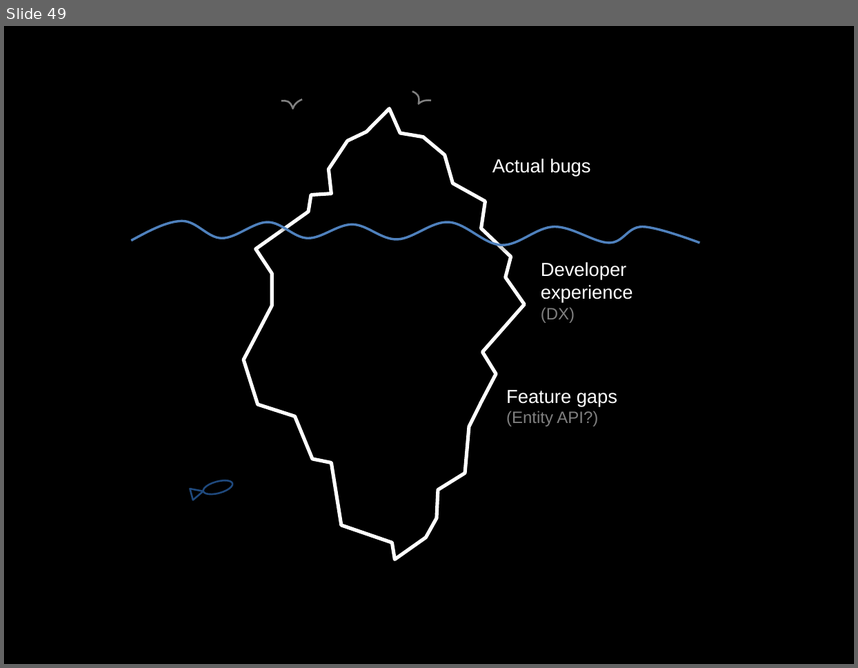
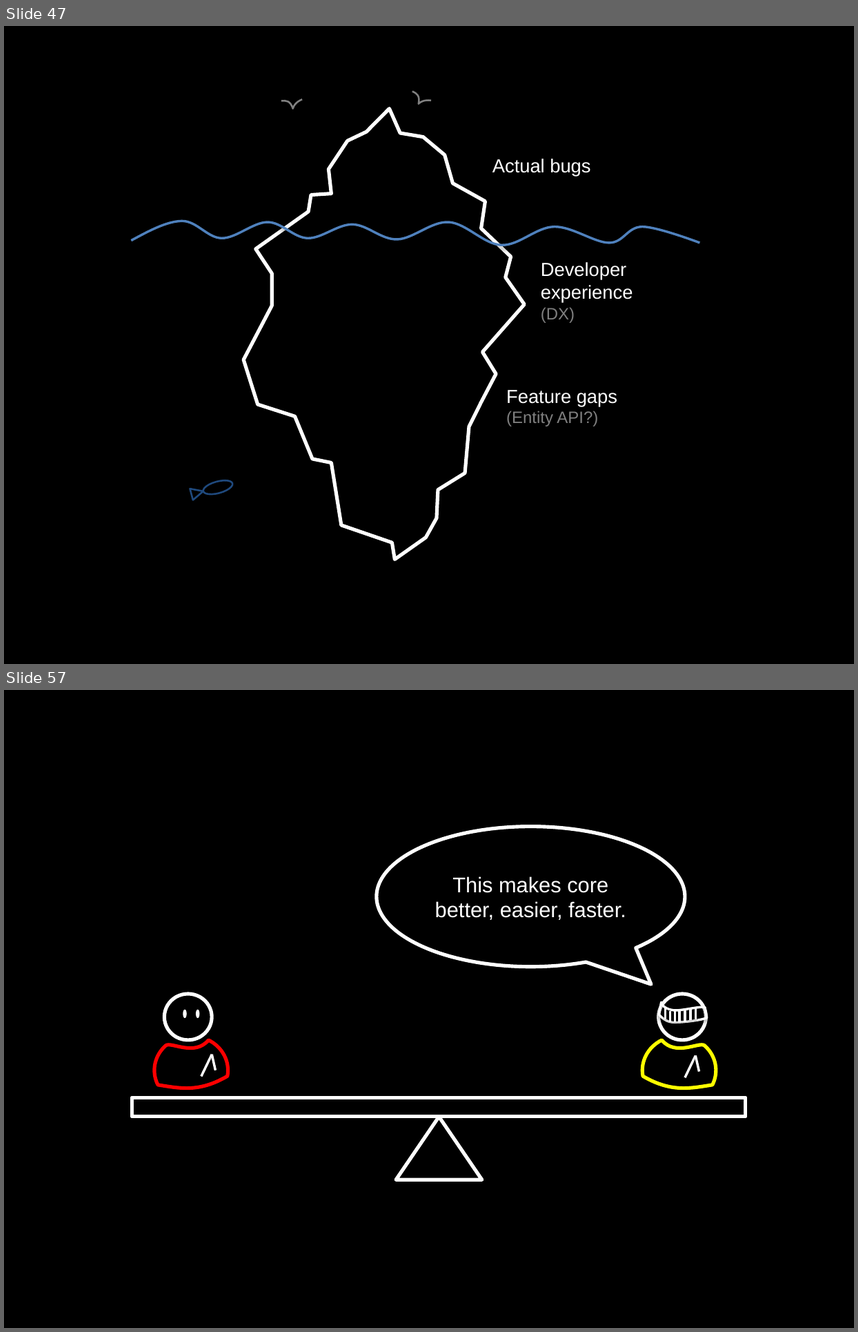
Before and after one commit to socketwench/exampleModuleAintCore, a slide deck: src/exampleModuleAintCore.pptx. Shown one above the other, each under a label of ours: slide 49 before the commit, slides 47 and 57 after it; the slides between them are not shown. The pictures are 858x668 and 858x1332 pixels, drawn with LibreOffice and Linux fonts; fonts in the diff are those of the drawing. Boxes give left, top, right and bottom in pixels: in the first picture for what was removed or moved away, otherwise in the second. Text is boxed around its words. In the diff, an @@ line names an element or a change of style, - is before the commit and + after.

```diff
--- a/src/exampleModuleAintCore.pptx
+++ b/src/exampleModuleAintCore.pptx
@@ slide 57 added at [4,690,854,1328], background #000000 @@
@@ speech bubble added at [377,826,685,966], outline #FFFFFF 3 pt, 18 pt, text #FFFFFF @@
+This makes core better, easier, faster.
@@ group added at [154,994,228,1089]: 3 ellipses, 1 freeform shape @@
@@ group added at [642,994,716,1089]: 9 lines, 2 freeform shapes, 1 ellipse @@
@@ line added from (212, 1054) to (201, 1076), #FFFFFF 2 pt @@
@@ line added from (212, 1054) to (216, 1070), #FFFFFF 2 pt @@
@@ rectangle added at [132,1097,745,1116], outline #FFFFFF 3 pt @@
@@ triangle added at [396,1116,481,1180], outline #FFFFFF 3 pt @@
@@ what was slide 49 is now slide 47 @@
```
Also in this commit, not shown: 1 slide changed, 13 other slides added, 1 slide removed, 9 other files.
